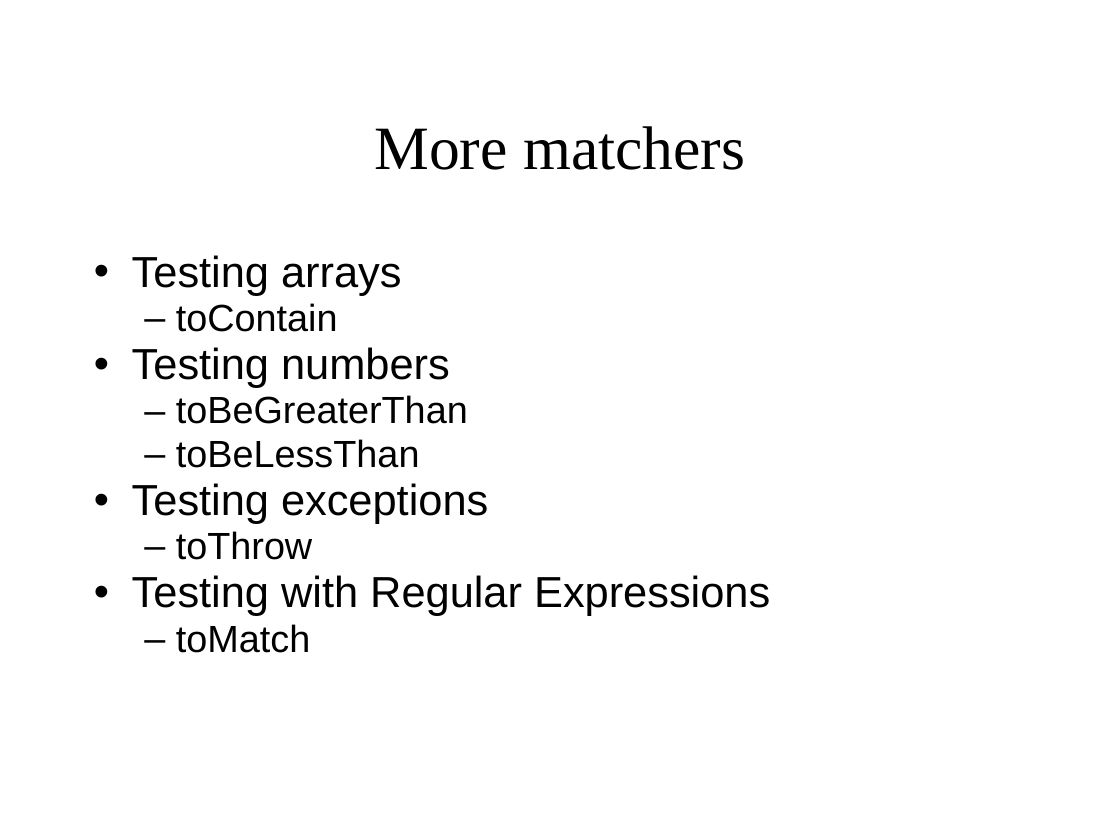
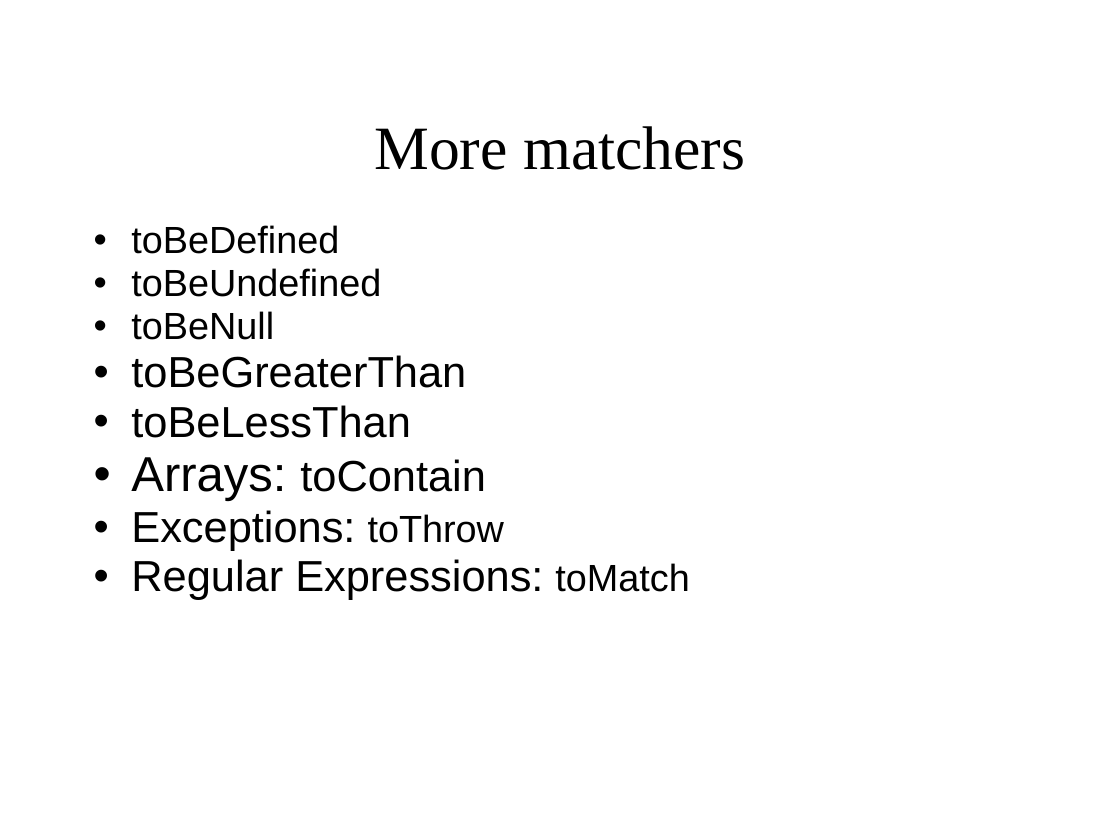
Before and after one commit to jomontanari/JasmineBowlingGame, a slide deck: slide 8 of TestingJavaScript_with_Jasmine.ppt (slide 9 before the commit). Drawn at 1120x840 pixels with LibreOffice and Linux fonts; fonts in the diff are those of the drawing. Boxes give left, top, right and bottom in pixels: in the first picture for what was removed or moved away, otherwise in the second. Text is boxed around its words. In the diff, an @@ line names an element or a change of style, - is before the commit and + after.

Commit message:
Updated ppt

```diff
--- a/TestingJavaScript_with_Jasmine.ppt
+++ b/TestingJavaScript_with_Jasmine.ppt
@@ text "toBeDefined" moved from (x1=132, y1=255, x2=770, y2=653) to (x1=131, y1=225, x2=689, y2=600) @@
@@ text at (x1=131, y1=225, x2=381, y2=340): text changed; size 31 to 27 pt @@
-• Testing arrays
-  – toContain
-• Testing numbers
+• toBeDefined
+• toBeUndefined
+• toBeNull
@@ text at (x1=131, y1=355, x2=466, y2=438): size 27 to 31 pt in "toBeGreaterThan", "toBeLessThan"; bullet – to •; list level 2 to 1 in "toBeGreaterThan"; list level 2 to 1 in "toBeLessThan" @@
@@ text at (x1=131, y1=457, x2=689, y2=600): text changed @@
-• Testing exceptions
-  – toThrow
-• Testing with Regular Expressions
-  – toMatch
+• Arrays: toContain
+• Exceptions: toThrow
+• Regular Expressions: toMatch
```
Also in this commit, not shown: 5 other slides changed, 6 slides added, 9 slides removed, 1 other file.
